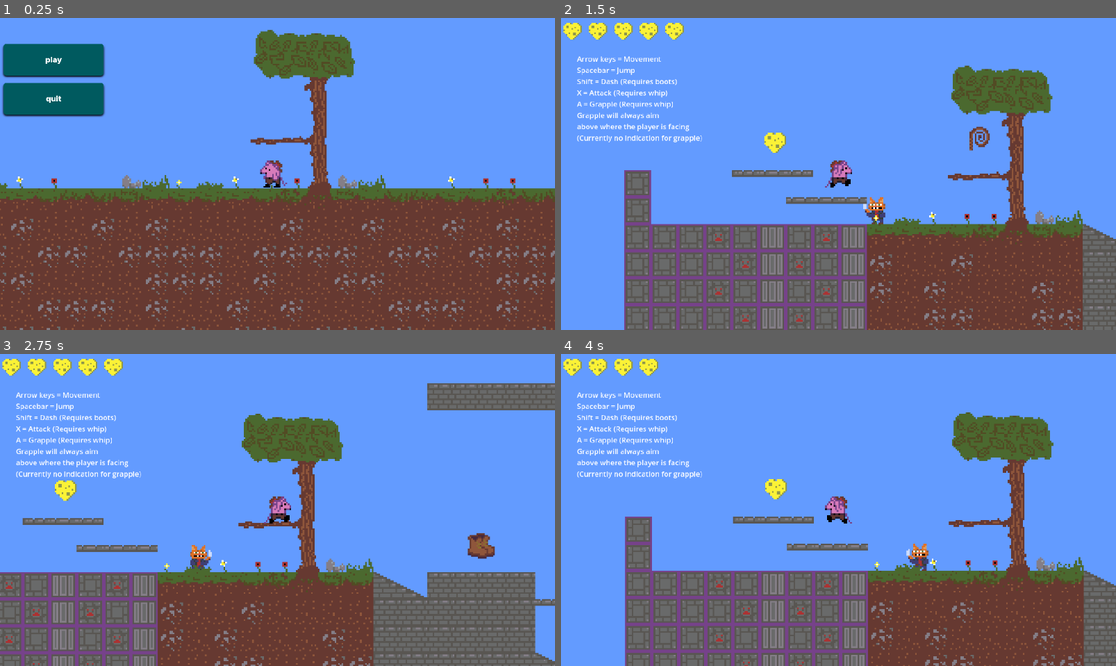
Above: before the commit, frames 1-4 (two rows, left to right).
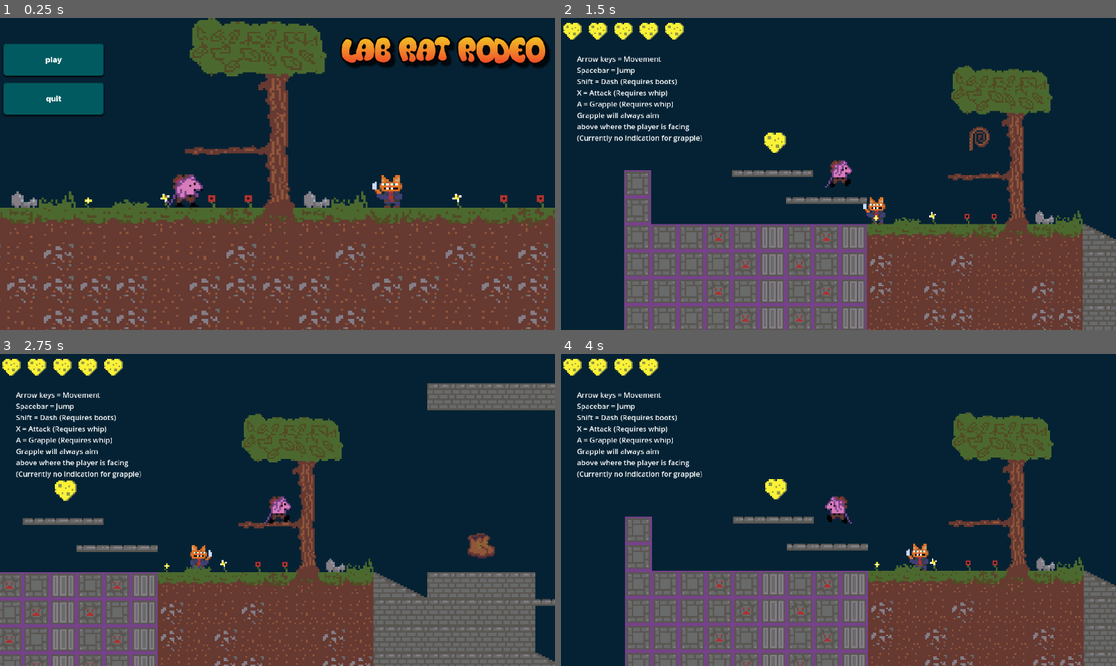
Above: after the commit, the same moments.

Repository: jyee0012/CMPT230-Game
Game: Godot game, scene res://Assets/Scenes/Levels/mainmenu.tscn
Two runs of this game, one before a commit and one after it. Both use one fixed random seed, a clock stepped at 60 frames per second and the inputs below.
Inputs (mouse positions are in pixels of both pictures, inside the frame that each line leads up to):
- Up to frame 1 (0.25 s): no input
- Up to frame 2 (1.5 s): click (616, 61) at 0.5 s; hold Right (right) from 1.28 s (still down); tap X (attack) at 1.35 s
- Up to frame 3 (2.75 s): keep holding Right (right); tap Space (jump) at 1.52, 2.27 s; tap Shift (dash) at 2.1 s
- Up to frame 4 (4 s): release Right (right) at 2.78 s; hold Left (left) 2.78-3.53 s; tap A (grapple) at 2.85 s; hold Right (right) from 3.53 s (still down); tap X (attack) at 3.6 s; tap Space (jump) at 3.77 s

The runs differ from the first frame. In frame 1, 66% of the frame differs, in the area x 0-100%, y 0-100%; in frame 2, 63%; in frame 3, 63%; in frame 4, 67%.

Commit message:
title + darker sky

Diff:
--- a/cmpt230-game/Assets/Scenes/Levels/mainmenu.tscn
+++ b/cmpt230-game/Assets/Scenes/Levels/mainmenu.tscn
@@ -1,10 +1,10 @@
 [gd_scene load_steps=6 format=3 uid="uid://b5tgwo4wxqrup"]
 
 [ext_resource type="Script" path="res://Assets/Scenes/Levels/mainmenu.gd" id="1_kmmtg"]
-[ext_resource type="Texture2D" uid="uid://55o1c3bq128" path="res://Assets/Sprites/menu2.png" id="2_52m8p"]
+[ext_resource type="Texture2D" uid="uid://bdof82f1x75i1" path="res://Assets/Sprites/Screenshot 2024-11-28 215202.png" id="2_enr6o"]
 [ext_resource type="Texture2D" uid="uid://dh4ea6cin7230" path="res://Assets/Sprites/menu icons/play.png" id="3_hd4u8"]
+[ext_resource type="Texture2D" uid="uid://55eqldkksnhj" path="res://Assets/Sprites/cooltext470855373178234.png" id="3_v4jce"]
 [ext_resource type="Texture2D" uid="uid://y8ymnql6nvxk" path="res://Assets/Sprites/menu icons/quit.png" id="4_qxsjw"]
-[ext_resource type="AudioStream" uid="uid://0oibpuq10ucc" path="res://Assets/audio/level/ancient forest demo.wav" id="5_dae3s"]
 
 [node name="menu" type="Control"]
 layout_mode = 3
@@ -22,7 +22,20 @@
 anchor_bottom = 1.0
 grow_horizontal = 2
 grow_vertical = 2
-texture = ExtResource("2_52m8p")
+texture = ExtResource("2_enr6o")
+
+[node name="TextureRect" type="TextureRect" parent="TextureRect"]
+layout_mode = 1
+anchors_preset = 1
+anchor_left = 1.0
+anchor_right = 1.0
+offset_left = -453.0
+offset_top = 28.0
+offset_right = 62.0
+offset_bottom = 118.0
+grow_horizontal = 0
+scale = Vector2(0.88, 1)
+texture = ExtResource("3_v4jce")
 
 [node name="NinePatchRect" type="NinePatchRect" parent="."]
 layout_mode = 1
@@ -49,9 +62,5 @@
 icon = ExtResource("4_qxsjw")
 flat = true
 
-[node name="AudioStreamPlayer2D" type="AudioStreamPlayer2D" parent="."]
-stream = ExtResource("5_dae3s")
-autoplay = true
-
 [connection signal="pressed" from="NinePatchRect/VBoxContainer/play" to="." method="_on_play_pressed"]
 [connection signal="pressed" from="NinePatchRect/VBoxContainer/quit" to="." method="_on_quit_pressed"]
--- a/cmpt230-game/project.godot
+++ b/cmpt230-game/project.godot
@@ -95,4 +95,4 @@
 [rendering]
 
 textures/canvas_textures/default_texture_filter=0
-environment/defaults/default_clear_color=Color(0.388235, 0.607843, 1, 1)
+environment/defaults/default_clear_color=Color(0.0198041, 0.132373, 0.203377, 1)
Binary file added: cmpt230-game/Assets/Sprites/Screenshot 2024-11-28 215202.png
Not shown, changed: cmpt230-game/Assets/Sprites/Screenshot 2024-11-28 215202.png.import
Binary file added: cmpt230-game/Assets/Sprites/cooltext470855373178234.png
Not shown, changed: cmpt230-game/Assets/Sprites/cooltext470855373178234.png.import
Binary file removed: cmpt230-game/Assets/Sprites/menu.png
Binary file removed: cmpt230-game/Assets/Sprites/menu2.png
